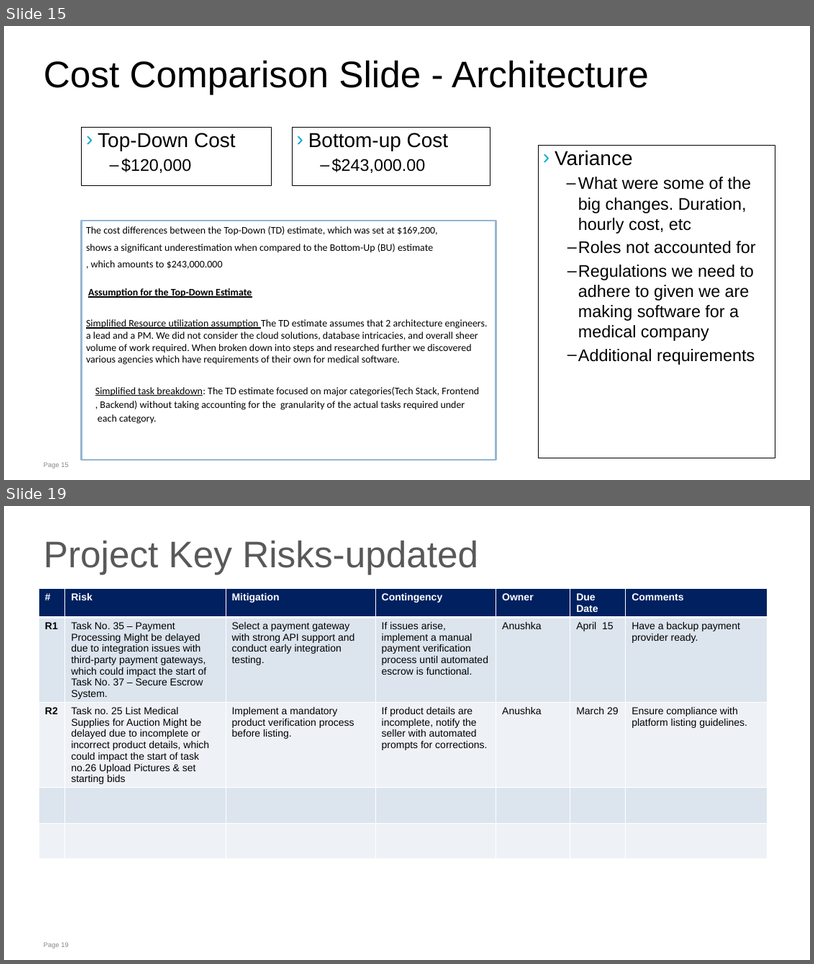
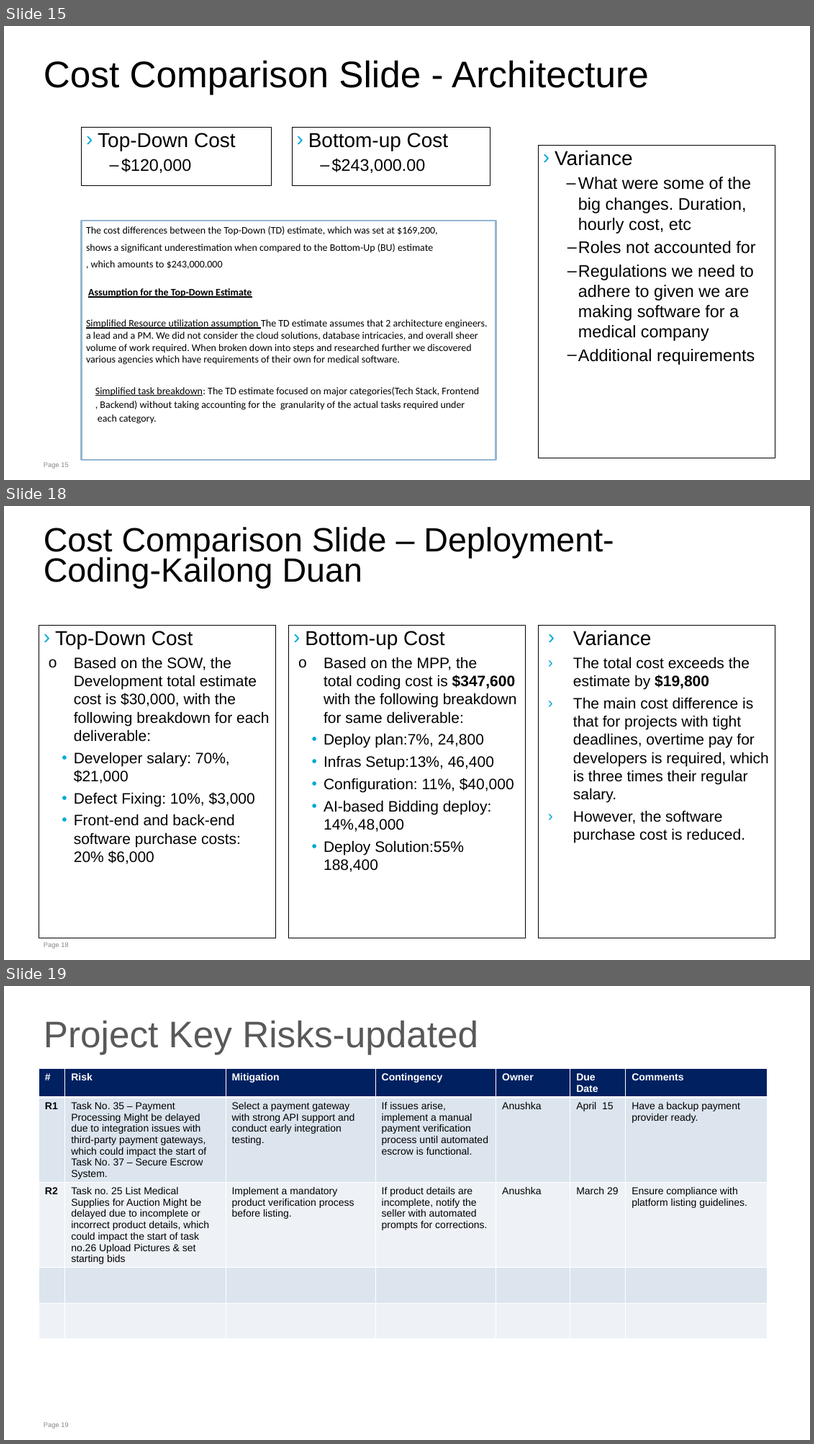
Before and after one commit to dkl520/cs7315_project, a slide deck: 2/proj assign 2 slides (2).pptx. Shown one above the other, each under a label of ours: slides 15 and 19 before the commit, slides 15, 18 and 19 after it; the slides between them are not shown. The pictures are 814x964 and 814x1444 pixels, drawn with LibreOffice and Linux fonts; fonts in the diff are those of the drawing. Boxes give left, top, right and bottom in pixels: in the first picture for what was removed or moved away, otherwise in the second. Text is boxed around its words. In the diff, an @@ line names an element or a change of style, - is before the commit and + after.

```diff
--- a/2/proj assign 2 slides (2).pptx
+++ b/2/proj assign 2 slides (2).pptx
@@ slide 18 added at bbox=[4, 506, 810, 960], background #FFFFFF; not listed: 1 template element that a slide beside it also shows @@
@@ title added at bbox=[44, 527, 614, 588], 40 pt, text #000000 @@
+Cost Comparison Slide – Deployment- Coding-Kailong Duan
@@ text added at bbox=[39, 626, 275, 938], outline #000000 0.75 pt, 18 pt, text #000000 @@
+› Top-Down Cost
+  o Based on the SOW, the Development total estimate cost is $30,000, with the following breakdown for each deliverable:
+    • Developer salary: 70%, $21,000
+    • Defect Fixing: 10%, $3,000
+    • Front-end and back-end software purchase costs: 20% $6,000
@@ text added at bbox=[289, 626, 526, 938], outline #000000 0.75 pt, 18 pt, text #000000 @@
+› Bottom-up Cost
+o Based on the MPP, the total coding cost is $347,600 with the following breakdown for same deliverable:
+• Deploy plan:7%, 24,800
+• Infras Setup:13%, 46,400
+• Configuration: 11%, $40,000
+• AI-based Bidding deploy: 14%,48,000
+• Deploy Solution:55% 188,400
@@ text added at bbox=[539, 626, 776, 938], outline #000000 0.75 pt, 18 pt, text #000000 @@
+› Variance
+› The total cost exceeds the estimate by $19,800
+› The main cost difference is that for projects with tight deadlines, overtime pay for developers is required, which is three times their regular salary.
+› However, the software purchase cost is reduced.
```
Also in this commit, not shown: 1 slide changed, 2 other slides added, 3 slides removed, 1 other file.
